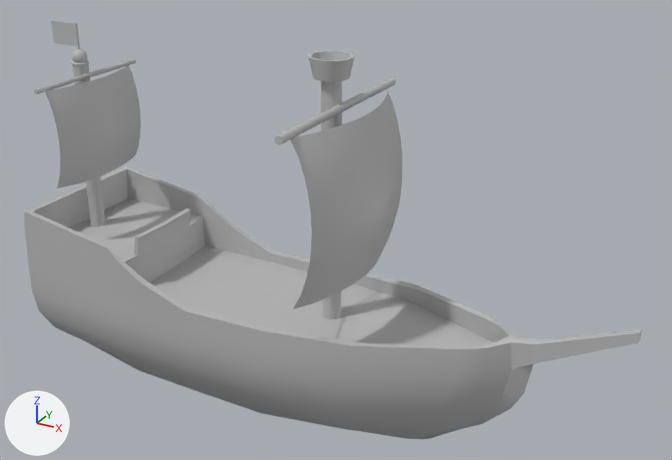
What one commit did to the FBX model crimson_coast_real/Assets/Models/Boat.fbx.
One viewpoint serves both versions: a 50 mm lens placed at (0.172, -0.383, 0.198), pointed at (0.029, -0.124, 0.068). Lighting does not change. The marker at lower left points along +X, +Y and +Z. Where no turn or scale is listed for an object, it has been applied to the vertices.

Objects in the first picture: 'BoatCombine'.
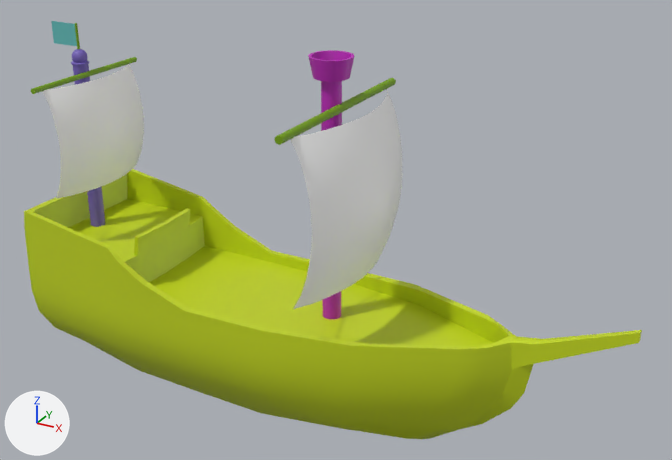
The newer file is also turned or shifted as a whole; pictures and numbers use the older file's frame.

Diff of the bpy script that builds the scene:
```diff
--- a/crimson_coast_real/Assets/Models/Boat.fbx.py
+++ b/crimson_coast_real/Assets/Models/Boat.fbx.py
@@ mat_ropemat @@
+mat_ropemat = principled_material('RopeMat')
+mat_ropemat.base_color = (0.422, 0.211, 0.0)  # yellow #ae7f00
@@ mat_backmastmat @@
+mat_backmastmat = principled_material('BackMastMat')
+mat_backmastmat.base_color = (0.18, 0.122, 0.5)  # blue #7662bc
@@ mat_flagmat @@
+mat_flagmat = principled_material('FlagMat')
+mat_flagmat.base_color = (0.122, 0.5, 0.485)  # cyan #62bcb9
@@ mat_polemat @@
+mat_polemat = principled_material('PoleMat')
+mat_polemat.base_color = (0.185, 0.37, 0.0)  # green #77a400
@@ mat_frontmastmat @@
+mat_frontmastmat = principled_material('FrontMastMat')
+mat_frontmastmat.base_color = (0.5, 0.019, 0.481)  # pink #bc26b8
@@ mat_boatmat @@
+mat_boatmat = principled_material('BoatMat')
+mat_boatmat.base_color = (0.553, 0.682, 0.00887)  # yellow #c4d718
@@ mat_sailmat @@
+mat_sailmat = principled_material('SailMat')
+mat_sailmat.base_color = (1.0, 1.0, 1.0)  # white #ffffff
@@ me_mesh @@
 # used by ob_boatcombine; location = (0.0241, -0.1299, 0.0617)
-me_mesh.from_pydata(...)  # 1409 vertices, 1510 faces; spans x -0.111..0.111, y -0.038..0.038, z -0.069..0.069
+me_mesh.from_pydata(...)  # 1407 vertices, 1470 faces; spans x -0.111..0.111, y -0.038..0.038, z -0.069..0.069
+# me_mesh part 1: the loose piece of 121 vertices spanning x -0.096..-0.087, y -0.022..0.022, z 0.013..0.049 is scaled about its middle by (1.29, 1.04, 1.11), then moved by (0.001, 0.0, -0.002), in mat_sailmat (white #ffffff)
+# me_mesh part 2: a new loose piece, a 20-sided cylinder along y spanning x -0.0975..-0.0955, y -0.0271..0.0271, z 0.0494..0.0513, in mat_polemat (green #77a400)
+# me_mesh part 3: the loose piece of 42 vertices spanning x -0.097..-0.095, y -0.026..0.026, z 0.049..0.051 is deleted
+# me_mesh part 4: 250 faces spanning x -0.11..0.111, y -0.029..0.029, z -0.069..0.003 switch from mat_lambert1 (grey #bcbcbc) to mat_boatmat (yellow #c4d718)
+# me_mesh part 5: 120 faces spanning x -0.1..0.012, y -0.038..0.038, z 0.051..0.069 switch from mat_lambert1 (grey #bcbcbc) to mat_polemat (green #77a400)
+# me_mesh part 6: 100 faces spanning x 0.011..0.028, y -0.032..0.032, z -0.005..0.052 switch from mat_lambert1 (grey #bcbcbc) to mat_sailmat (white #ffffff)
+# me_mesh part 7: 120 faces spanning x 0.0..0.014, y -0.007..0.007, z -0.026..0.069 switch from mat_lambert1 (grey #bcbcbc) to mat_frontmastmat (pink #bc26b8)
+# me_mesh part 8: 380 faces spanning x -0.103..-0.096, y -0.003..0.003, z -0.013..0.059 switch from mat_lambert1 (grey #bcbcbc) to mat_backmastmat (blue #7662bc)
+# me_mesh part 9: 100 faces spanning x -0.111..-0.1, y 0.0, z 0.06..0.069 switch from mat_lambert1 (grey #bcbcbc) to mat_flagmat (cyan #62bcb9)
+me_mesh.materials.append(mat_ropemat)  # yellow #ae7f00
```

Boxes (x1, y1, x2, y2) around the edits, measured in the pictures (672 x 460 px; the box of a moved part takes in the faces that stretch with it):
part 1 of me_mesh, moved or reshaped
    before: (45, 65, 141, 188)
    after: (42, 64, 144, 198)
part 2 of me_mesh, added (green)
    after: (31, 57, 137, 94)
part 3 of me_mesh, deleted
    before: (34, 59, 136, 94)
part 4 of me_mesh, recoloured (grey to yellow)
    both: (24, 169, 642, 439)
part 5 of me_mesh, recoloured (grey to green)
    both: (75, 23, 396, 145)
part 6 of me_mesh, recoloured
    both: (290, 89, 402, 309)
part 7 of me_mesh, recoloured
    both: (308, 50, 354, 319)
part 8 of me_mesh, recoloured
    both: (71, 49, 106, 227)
part 9 of me_mesh, recoloured (grey to cyan)
    both: (51, 21, 77, 46)
